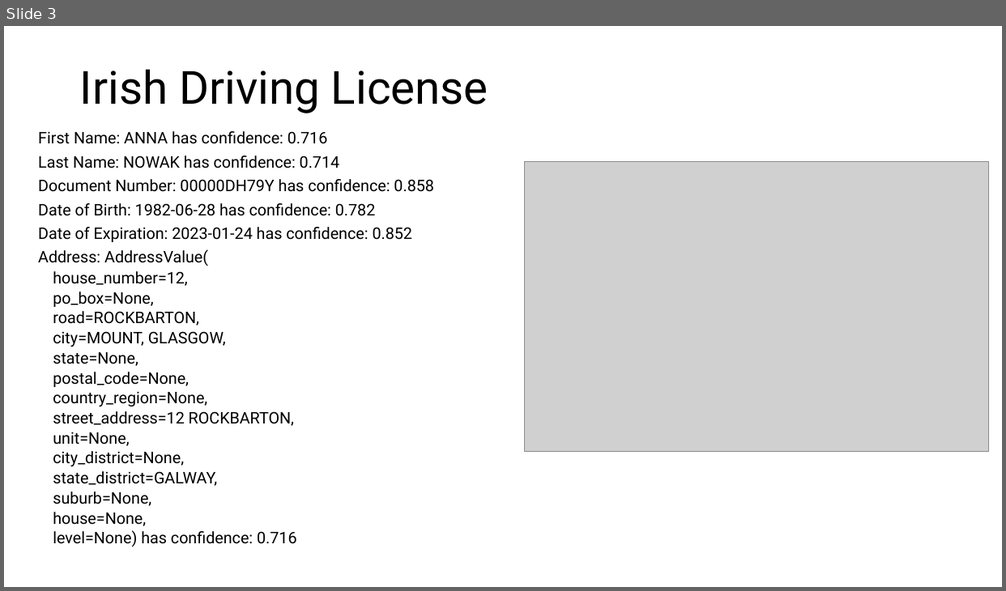
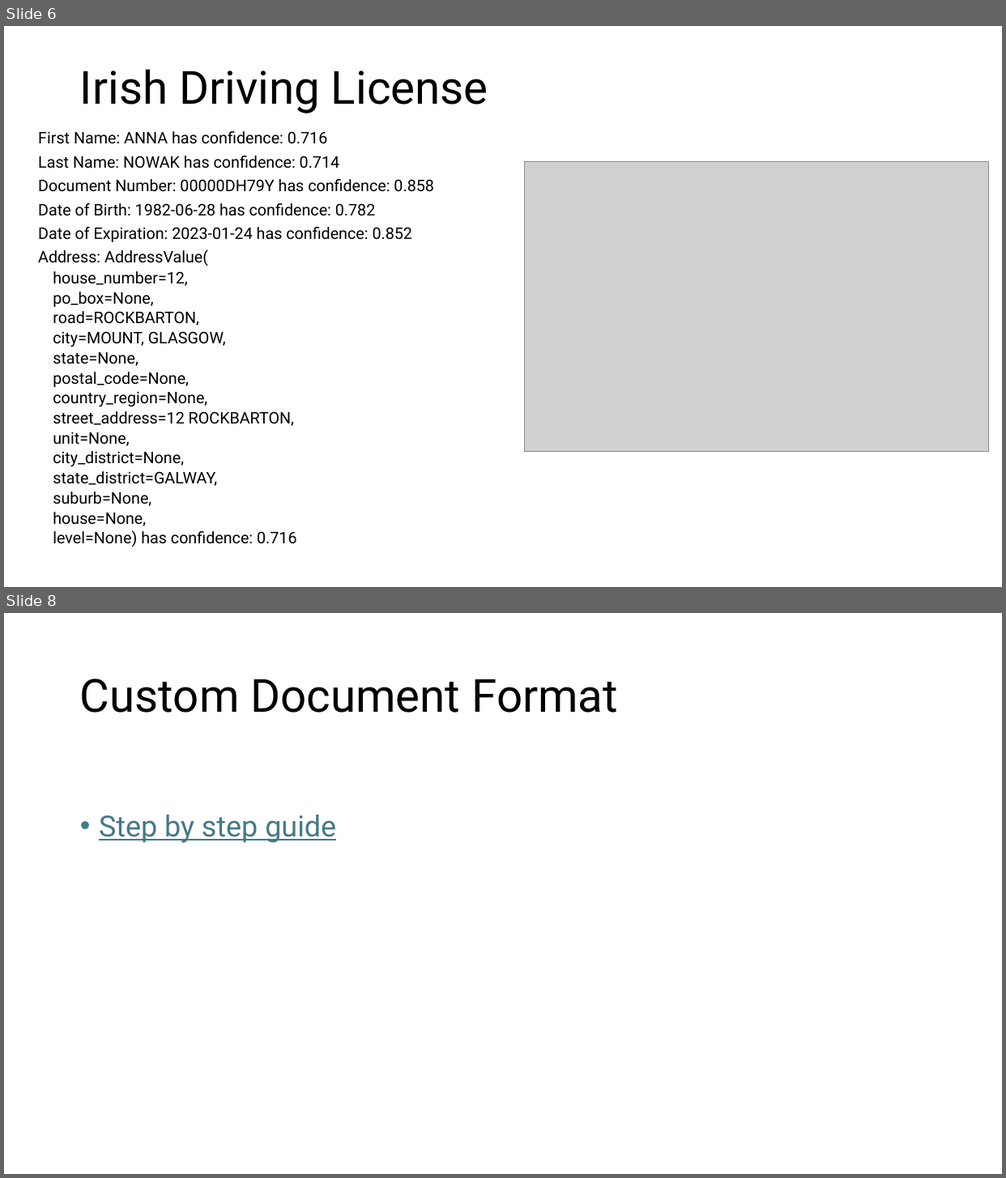
Before and after one commit to peterperov/DocumentIntelligence, a slide deck: Document OCR Demo.pptx. Shown one above the other, each under a label of ours: slide 3 before the commit, slides 6 and 8 after it; the slides between them are not shown. The pictures are 1006x591 and 1006x1178 pixels, drawn with LibreOffice and Linux fonts; fonts in the diff are those of the drawing; grey boxes stand for pictures. Boxes give left, top, right and bottom in pixels: in the first picture for what was removed or moved away, otherwise in the second. Text is boxed around its words. In the diff, an @@ line names an element or a change of style, - is before the commit and + after.

```diff
--- a/Document OCR Demo.pptx
+++ b/Document OCR Demo.pptx
@@ slide 8 added at <box>4,613,1002,1174</box>, background #FFFFFF @@
@@ title added at <box>80,679,618,713</box>, 44 pt, text #000000 @@
+Custom Document Format
@@ text added at <box>99,815,336,843</box>, 28 pt, text #467886, underline @@
+• Step by step guide
@@ what was slide 3 is now slide 6 @@
```
Also in this commit, not shown: 1 slide changed, 7 other slides added, 3 other files.
